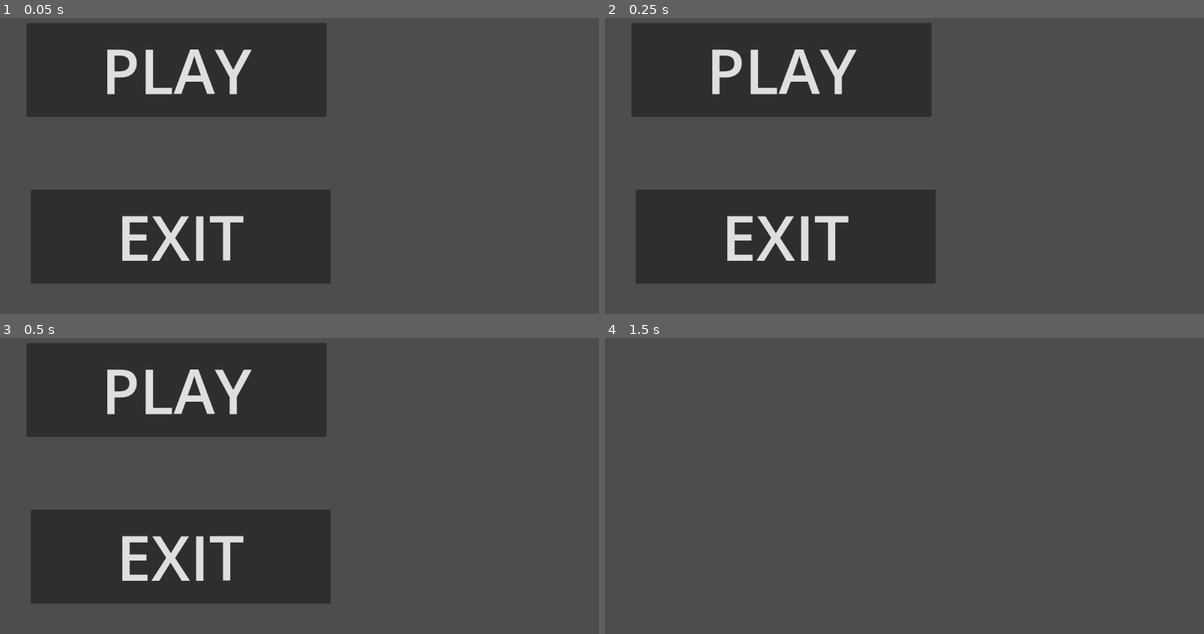
Above: before the commit, frames 1-4 (two rows, left to right).
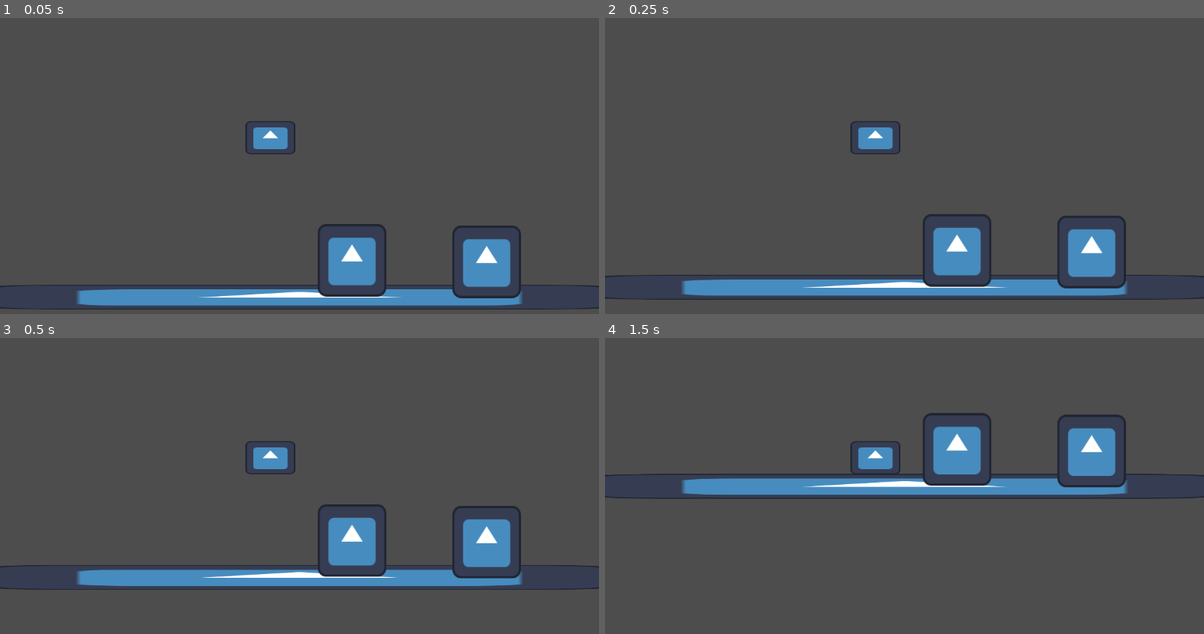
Above: after the commit, the same moments.

Repository: NinjaLD/stickySituation
Game: Godot game, scene res://scenes/playerDevelopment.tscn
Two runs of this game, one before a commit and one after it. Both use one fixed random seed, a clock stepped at 60 frames per second and the inputs below. Before the commit the project starts from res://scenes/startMenu.tscn. The engine's default icon, where the game draws it, is replaced by a stand-in: a white triangle on a blue panel in a dark square.
Inputs (mouse positions are in pixels of both pictures, inside the frame that each line leads up to):
- Up to frame 1 (0.05 s): no input
- Up to frame 2 (0.25 s): no input
- Up to frame 3 (0.5 s): no input
- Up to frame 4 (1.5 s): click (778, 391) at 0.5 s, where only the run before the commit has a clickable "PLAY"; tap Enter at 1.25 s; hold D (moveRight) from 1.28 s (still down)

The runs differ from the first frame. In frame 1, 40% of the frame differs, in the area x 0-100%, y 1-99%; in frame 2, 39%; in frame 3, 36%; in frame 4, 8.1%.

Commit message:
character stuff (incomplete)

Diff:
--- a/sticky-situation/project.godot
+++ b/sticky-situation/project.godot
@@ -11,7 +11,7 @@
 [application]
 
 config/name="stickySituation"
-run/main_scene="uid://dfrhu1w5058l2"
+run/main_scene="uid://bxg8v63xhemp"
 config/features=PackedStringArray("4.6", "GL Compatibility")
 config/icon="res://assets/icon.svg"
 
--- a/sticky-situation/scenes/playerDevelopment.tscn
+++ b/sticky-situation/scenes/playerDevelopment.tscn
@@ -1,6 +1,6 @@
 [gd_scene format=3 uid="uid://bxg8v63xhemp"]
 
-[ext_resource type="Texture2D" path="res://icon.svg" id="1_40edo"]
+[ext_resource type="Texture2D" uid="uid://ogyw4h0qerbi" path="res://assets/icon.svg" id="1_40edo"]
 [ext_resource type="Script" uid="uid://bwfyixbtdaaxm" path="res://scripts/playerScript.gd" id="1_g8wdq"]
 
 [sub_resource type="RectangleShape2D" id="RectangleShape2D_v84v7"]
@@ -47,17 +47,19 @@
 scale = Vector2(1, 0.99999994)
 texture = ExtResource("1_40edo")
 
-[node name="Player" type="RigidBody2D" parent="." unique_id=1134663360]
+[node name="CharacterBody2D" type="CharacterBody2D" parent="." unique_id=2043302907]
+script = ExtResource("1_g8wdq")
+gravityAccel = 10.0
+walkAccel = 1000.0
 
-[node name="CollisionShape2D" type="CollisionShape2D" parent="Player" unique_id=159293901]
+[node name="CollisionShape2D" type="CollisionShape2D" parent="CharacterBody2D" unique_id=159293901]
 position = Vector2(-56, -40)
 scale = Vector2(4.6875, 3.125)
 shape = SubResource("RectangleShape2D_40edo")
 
-[node name="Sprite" type="Sprite2D" parent="Player" unique_id=1793579716]
+[node name="Sprite" type="Sprite2D" parent="CharacterBody2D" unique_id=1793579716]
 position = Vector2(-56, -40)
 scale = Vector2(0.75, 0.5)
 texture = ExtResource("1_40edo")
-script = ExtResource("1_g8wdq")
 
-[node name="Camera2D" type="Camera2D" parent="Player" unique_id=126788531]
+[node name="Camera2D" type="Camera2D" parent="CharacterBody2D" unique_id=126788531]
--- a/sticky-situation/scripts/playerScript.gd
+++ b/sticky-situation/scripts/playerScript.gd
@@ -1,15 +1,34 @@
-extends Sprite2D
+extends CharacterBody2D
 
-var dir : float
+@export var gravityAccel : float
+@export var walkAccel : float
+@export var walkSpeed : float
+@export var jumpVelocity : float
 
 # Called when the node enters the scene tree for the first time.
 func _ready() -> void:
 	pass # Replace with function body.
 
-
 # Called every frame. 'delta' is the elapsed time since the previous frame.
 func _process(delta: float) -> void:
-	getDir()
+	pass
 
-func getDir() -> void:
-	dir = Input.get_axis("moveLeft", "moveRight")
+func _physics_process(delta: float) -> void:
+	gravity()
+	Walk()
+
+	move_and_slide()
+
+func gravity() -> void:
+	if not is_on_floor():
+		velocity.y += gravityAccel
+		print(velocity)
+
+func GetDir() -> float:
+	return Input.get_axis("moveLeft", "moveRight")
+
+func Walk() -> void:
+	velocity.x *= GetDir() * walkAccel
+
+func Jump() -> void:
+	velocity.y = jumpVelocity
